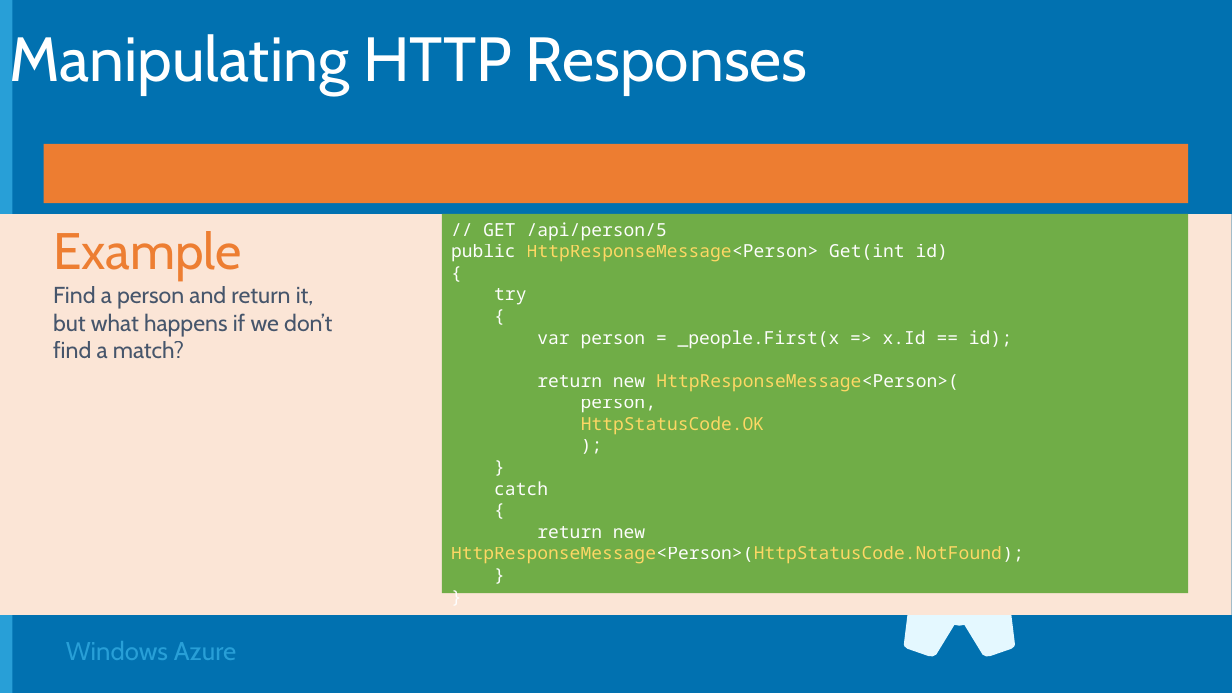
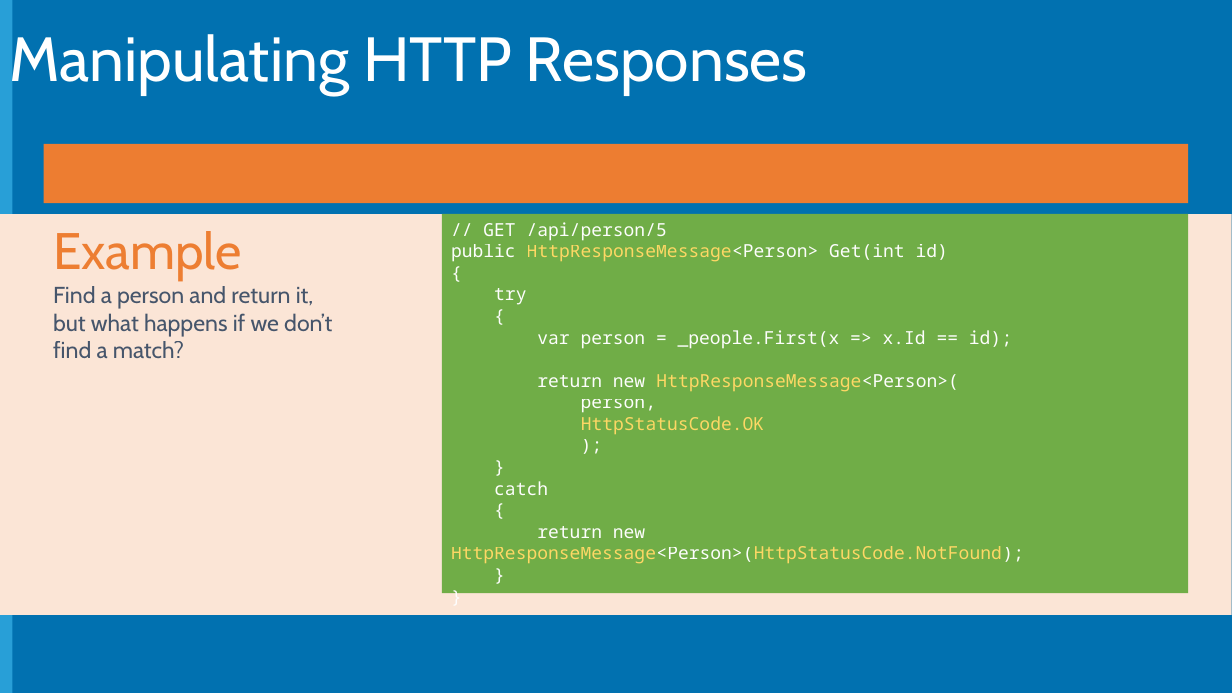
Before and after one commit to Microsoft-Web/DECK-HTTP-Services, a slide deck: slide 9 of 5-HTTP-Services.pptx. Drawn at 1232x693 pixels with LibreOffice and Linux fonts; fonts in the diff are those of the drawing; background and template pictures are left out. Boxes give left, top, right and bottom in pixels: in the first picture for what was removed or moved away, otherwise in the second. Text is boxed around its words. In the diff, an @@ line names an element or a change of style, - is before the commit and + after.

Commit message:
Updated deck

```diff
--- a/5-HTTP-Services.pptx
+++ b/5-HTTP-Services.pptx
@@ freeform shape removed at [839,415,1080,657] @@
@@ text removed at [66,641,236,660] @@
-Windows Azure
```
Also in this commit, not shown: 15 other slides changed, 1 slide added, 1 slide removed, 1 other file.
